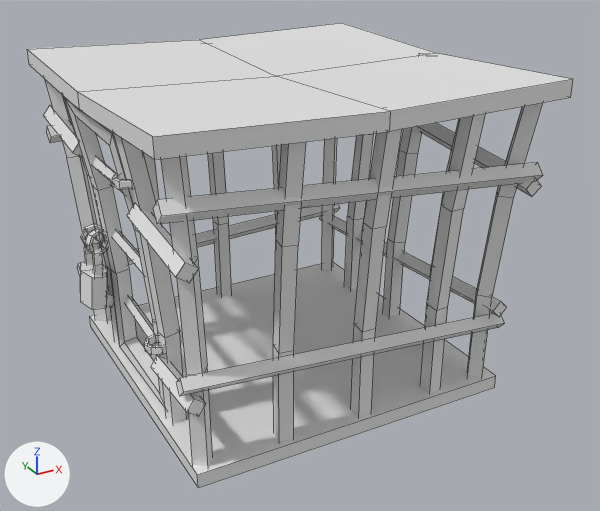
The Blender file Assets/Models/Blend/cage_undamaged.blend, before and after one commit.
Before and after are seen from a camera (50 mm lens) standing at (-14.4, -28.0, 18.6) and looking at (0.5, -1.0, 5.1). The lights are fixed; the arrows at lower left show +X, +Y and +Z. Mesh edges are drawn as thin lines.
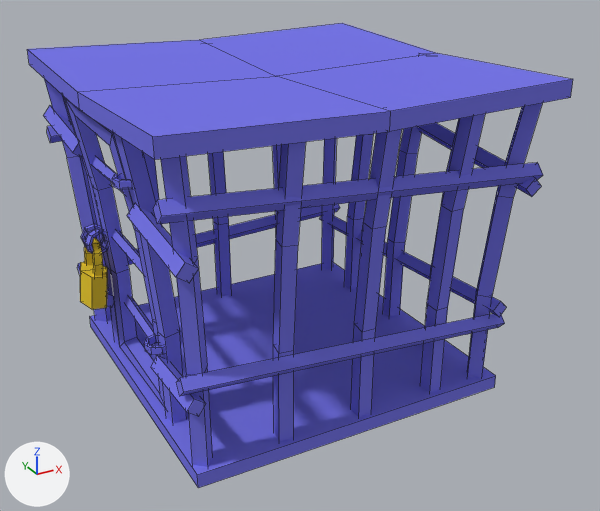
Commit message: cage changes

The change in detail:
Material 'Lock' (mat_lock) is new.
Its base color is (0.8, 0.57, 0.0343) (yellow #e7c734).
Material 'Cage' (mat_cage) is new.
Its base color is (0.185, 0.181, 0.8) (blue #7776e7).
me_cube_002 has 574 vertices, 471 faces and spans x -7.6..7.5, y -7.5..7.5, z -12.3..0.3.
me_cube_002 is used by ob_cube_001; location (0.0, 0.0, 12.41).
me_cube_002 part 1: 433 of the faces centred in x -7.5..7.5, y -7.5..7.5, z -12.0..0.1 switch from no material to mat_cage (blue #7776e7).
me_cube_002 part 2: 38 of the faces centred in x -7.4..-6.6, y 2.1..3.8, z -9.2..-6.6 switch from no material to mat_lock (yellow #e7c734).

Pixel boxes [x1, y1, x2, y2] of what changed, in the pictures (600 x 511 px):
part 1 of me_cube_002, recoloured (white to blue): [27, 23, 573, 488] in both
part 2 of me_cube_002, recoloured (grey to yellow): [80, 238, 107, 310] in both
